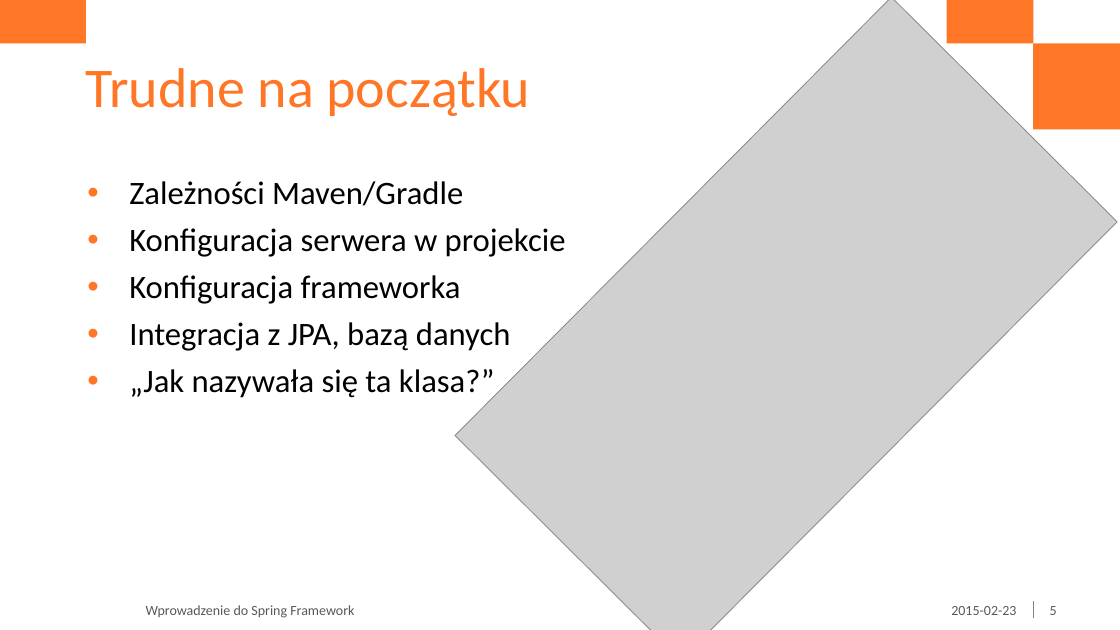
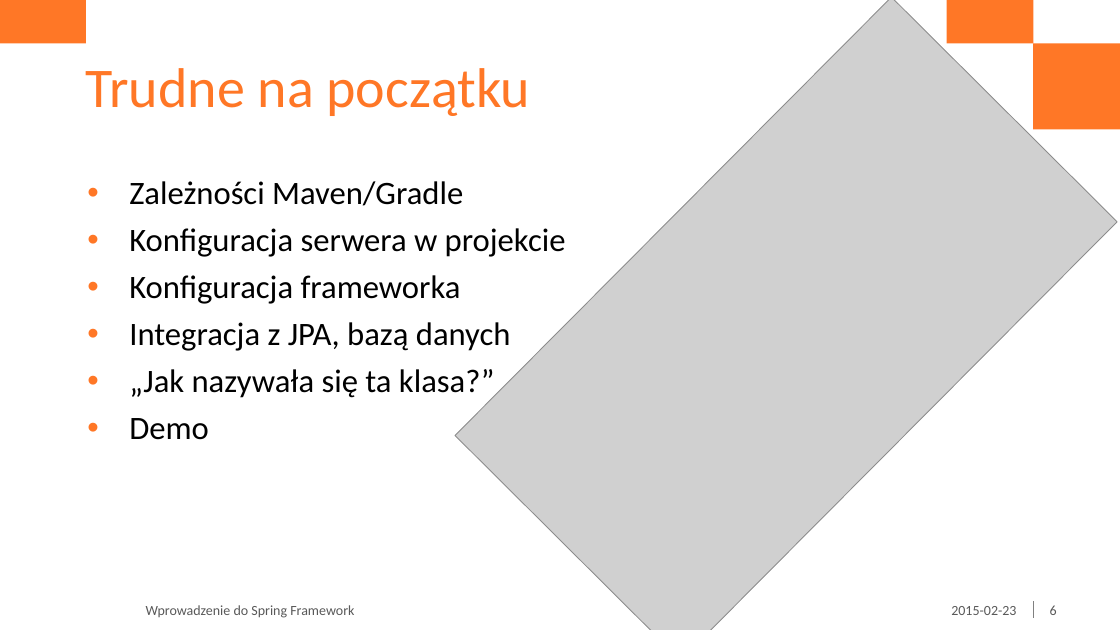
Before and after one commit to pkleczek/spring-politechnika, a slide deck: slide 6 of spring-framework.pptx (slide 5 before the commit). Drawn at 1120x630 pixels with LibreOffice and Linux fonts; fonts in the diff are those of the drawing; grey boxes stand for pictures; background and template pictures are left out. Boxes give left, top, right and bottom in pixels: in the first picture for what was removed or moved away, otherwise in the second. Text is boxed around its words. In the diff, an @@ line names an element or a change of style, - is before the commit and + after.

```diff
--- a/spring-framework.pptx
+++ b/spring-framework.pptx
@@ text at [129, 418, 209, 440]: paragraph added @@
+• Demo
```
Also in this commit, not shown: 1 other slide changed, 1 slide added, 1 other file.
